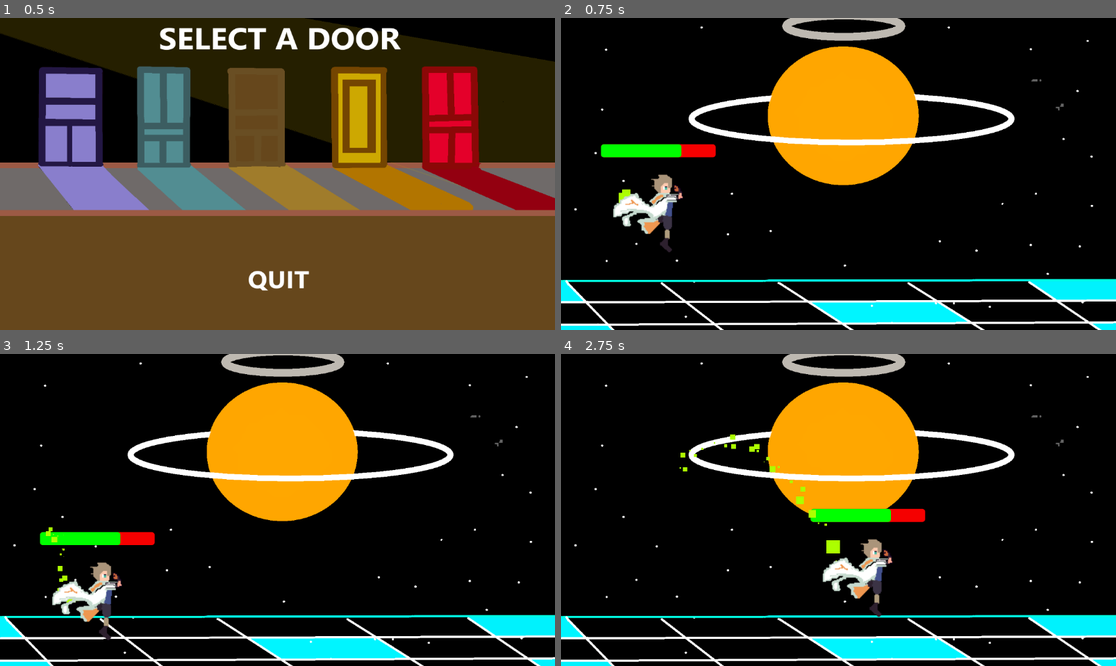
Above: before the commit, frames 1-4 (two rows, left to right).
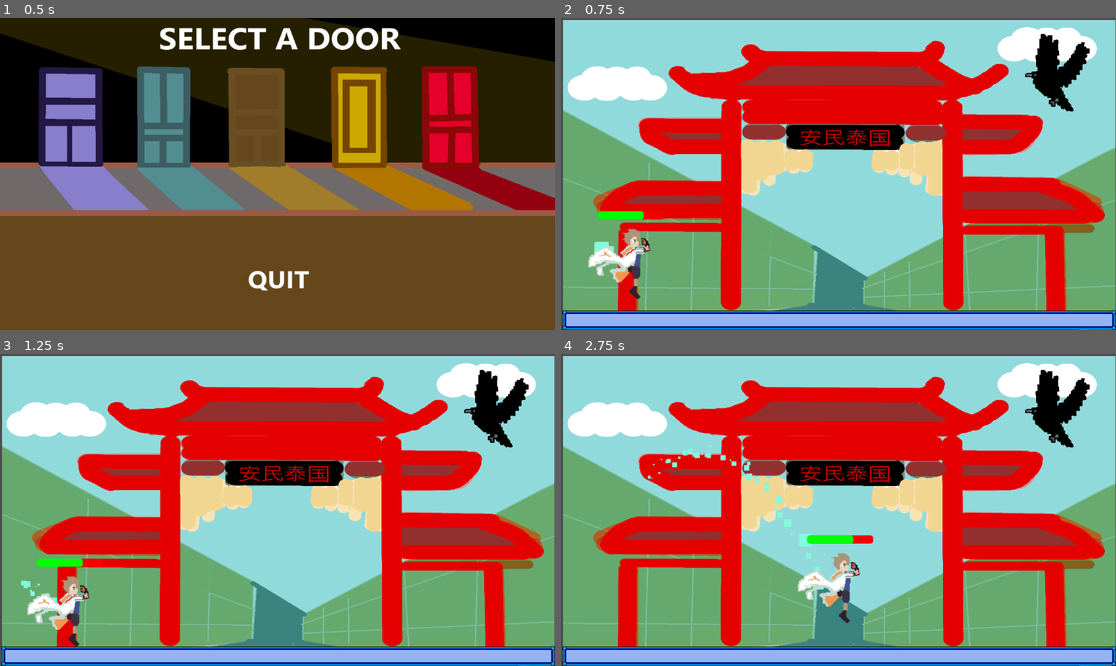
Above: after the commit, the same moments.

Repository: jwang5-dot/12-DT-Project
Game: Godot game, scene res://scene/mainmenu.tscn
Same seed, same stepped clock (60 frames per second), same inputs: the game is played once before the commit and once after it.
Inputs (mouse positions are in pixels of both pictures, inside the frame that each line leads up to):
- Up to frame 1 (0.5 s): no input
- Up to frame 2 (0.75 s): click "PLAY" at 0.5 s
- Up to frame 3 (1.25 s): no input
- Up to frame 4 (2.75 s): tap Enter (ui_accept) at 1.25, 1.52, 2.27 s; move the mouse to (960, 494) at 1.27 s; hold Right (ui_right) from 1.28 s (still down); move the mouse to (727, 525) at 2.02 s

Frame 1 is identical in both runs. In frame 2, 98% of the frame differs, in the area x 0-100%, y 0-100%; in frame 3, 98%; in frame 4, 99%.

Commit message:
player and  cpu particle resizing

Diff:
--- a/assessment-game/scene/Level 2.tscn
+++ b/assessment-game/scene/Level 2.tscn
@@ -6,7 +6,7 @@
 [ext_resource type="PackedScene" uid="uid://qsxetot13ond" path="res://scene/Enemy.tscn" id="4_h7in3"]
 
 [sub_resource type="RectangleShape2D" id="RectangleShape2D_y32ns"]
-size = Vector2(1050.4375, 50.49991)
+size = Vector2(1148, 28.249989)
 
 [node name="Level 2" type="Node2D" unique_id=117724919]
 
@@ -16,9 +16,9 @@
 texture = ExtResource("1_2w6kw")
 
 [node name="NinePatchRect" type="NinePatchRect" parent="." unique_id=1289578008]
-offset_left = 54.0
-offset_top = 582.0
-offset_right = 1107.0
+offset_left = 3.0
+offset_top = 607.0
+offset_right = 1152.0
 offset_bottom = 648.0
 texture = ExtResource("2_2p7nl")
 patch_margin_left = 16
@@ -27,12 +27,12 @@
 patch_margin_bottom = 16
 
 [node name="CharacterBody2D" parent="." unique_id=516776377 instance=ExtResource("3_brqh1")]
-position = Vector2(-411, 154)
+position = Vector2(-407, 165)
 
 [node name="StaticBody2D" type="StaticBody2D" parent="." unique_id=272474380]
 
 [node name="CollisionShape2D" type="CollisionShape2D" parent="StaticBody2D" unique_id=548512493]
-position = Vector2(581, 615)
+position = Vector2(575, 626.125)
 shape = SubResource("RectangleShape2D_y32ns")
 
 [node name="CharacterBody2D2" parent="." unique_id=1653680679 instance=ExtResource("4_h7in3")]
--- a/assessment-game/scene/Level 4.tscn
+++ b/assessment-game/scene/Level 4.tscn
@@ -17,7 +17,7 @@
 texture = ExtResource("2_g46qk")
 
 [node name="CharacterBody2D" parent="." unique_id=516776377 instance=ExtResource("3_s4evf")]
-position = Vector2(-352, 58)
+position = Vector2(-395, 165)
 
 [node name="StaticBody2D" type="StaticBody2D" parent="." unique_id=723386610]
 position = Vector2(-423, 190)
--- a/assessment-game/scene/Player 1.tscn
+++ b/assessment-game/scene/Player 1.tscn
@@ -2,6 +2,10 @@
 
 [ext_resource type="Script" uid="uid://ltra7iahdvu8" path="res://scripts/player_1.gd" id="1_43gw1"]
 [ext_resource type="Texture2D" uid="uid://hojnl1h58k41" path="res://images/Player 1 RBG.png" id="1_l08bg"]
+
+[sub_resource type="Curve" id="Curve_43gw1"]
+_data = [Vector2(0, 1), 0.0, 0.0, 0, 0, Vector2(0.42187497, 0.41886795), 0.0, 0.0, 0, 0, Vector2(0.953125, 0.35094345), 0.0, 0.0, 0, 0]
+point_count = 3
 
 [sub_resource type="StyleBoxFlat" id="StyleBoxFlat_43gw1"]
 bg_color = Color(0.9647059, 0, 0, 1)
@@ -19,13 +23,9 @@
 corner_radius_bottom_left = 6
 corner_detail = 6
 
-[sub_resource type="Curve" id="Curve_43gw1"]
-_data = [Vector2(0, 1), 0.0, 0.0, 0, 0, Vector2(0.42187497, 0.41886795), 0.0, 0.0, 0, 0, Vector2(0.953125, 0.35094345), 0.0, 0.0, 0, 0]
-point_count = 3
-
 [sub_resource type="CapsuleShape2D" id="CapsuleShape2D_xwabi"]
-radius = 89.0
-height = 208.0
+radius = 53.0
+height = 152.0
 
 [sub_resource type="Environment" id="Environment_43gw1"]
 background_mode = 3
@@ -37,23 +37,9 @@
 [node name="CharacterBody2D" type="CharacterBody2D" unique_id=516776377]
 script = ExtResource("1_43gw1")
 
-[node name="ProgressBar" type="ProgressBar" parent="." unique_id=1833323141]
-offset_left = 435.0
-offset_top = 186.0
-offset_right = 673.0
-offset_bottom = 213.0
-theme_override_styles/background = SubResource("StyleBoxFlat_43gw1")
-theme_override_styles/fill = SubResource("StyleBoxFlat_40s8o")
-max_value = 10.0
-step = 1.0
-value = 7.0
-show_percentage = false
-
-[node name="CanvasLayer" type="CanvasLayer" parent="ProgressBar" unique_id=809011032]
-
 [node name="CPUParticles2D" type="CPUParticles2D" parent="." unique_id=1705773205]
-position = Vector2(503, 313)
-amount = 30
+position = Vector2(507, 309)
+amount = 50
 emission_shape = 6
 emission_ring_inner_radius = 10.0
 emission_ring_radius = 10.0
@@ -64,15 +50,29 @@
 initial_velocity_max = 73.03
 scale_amount_max = 29.0
 scale_amount_curve = SubResource("Curve_43gw1")
-color = Color(0.6784314, 1, 0, 1)
+color = Color(0.50632703, 0.9890936, 0.869905, 1)
+
+[node name="ProgressBar" type="ProgressBar" parent="." unique_id=1833323141]
+offset_left = 483.0
+offset_top = 218.0
+offset_right = 620.0
+offset_bottom = 235.0
+theme_override_styles/background = SubResource("StyleBoxFlat_43gw1")
+theme_override_styles/fill = SubResource("StyleBoxFlat_40s8o")
+max_value = 10.0
+step = 1.0
+value = 7.0
+show_percentage = false
+
+[node name="CanvasLayer" type="CanvasLayer" parent="ProgressBar" unique_id=809011032]
 
 [node name="CollisionShape2D" type="CollisionShape2D" parent="." unique_id=1791006491]
-position = Vector2(545, 325)
+position = Vector2(550, 329)
 shape = SubResource("CapsuleShape2D_xwabi")
 
 [node name="Player1Rbg" type="Sprite2D" parent="." unique_id=815419151]
-position = Vector2(570.8125, 289)
-scale = Vector2(1.6720831, 1.7299998)
+position = Vector2(561, 291)
+scale = Vector2(1.4733332, 1.5583333)
 texture = ExtResource("1_l08bg")
 
 [node name="WorldEnvironment" type="WorldEnvironment" parent="." unique_id=1842009504]
--- a/assessment-game/scripts/enemy.gd
+++ b/assessment-game/scripts/enemy.gd
@@ -18,7 +18,6 @@
 
 		move_and_slide()
 
-
 func take_damage() -> void:
 	if health > 1:
 		health -= 1
--- a/assessment-game/scripts/mainmenu.gd
+++ b/assessment-game/scripts/mainmenu.gd
@@ -2,7 +2,7 @@
 
 
 func _play() -> void:
-	get_tree().change_scene_to_file("res://scene/Level 4.tscn")
+	get_tree().change_scene_to_file("res://scene/Level 2.tscn")
 
 func _quit() -> void:
 	get_tree().quit()
